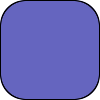
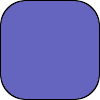
Layers edited between the first and the second 100×100 image:
painted on "Sektor Form" over box(0, 0, 100, 100)
